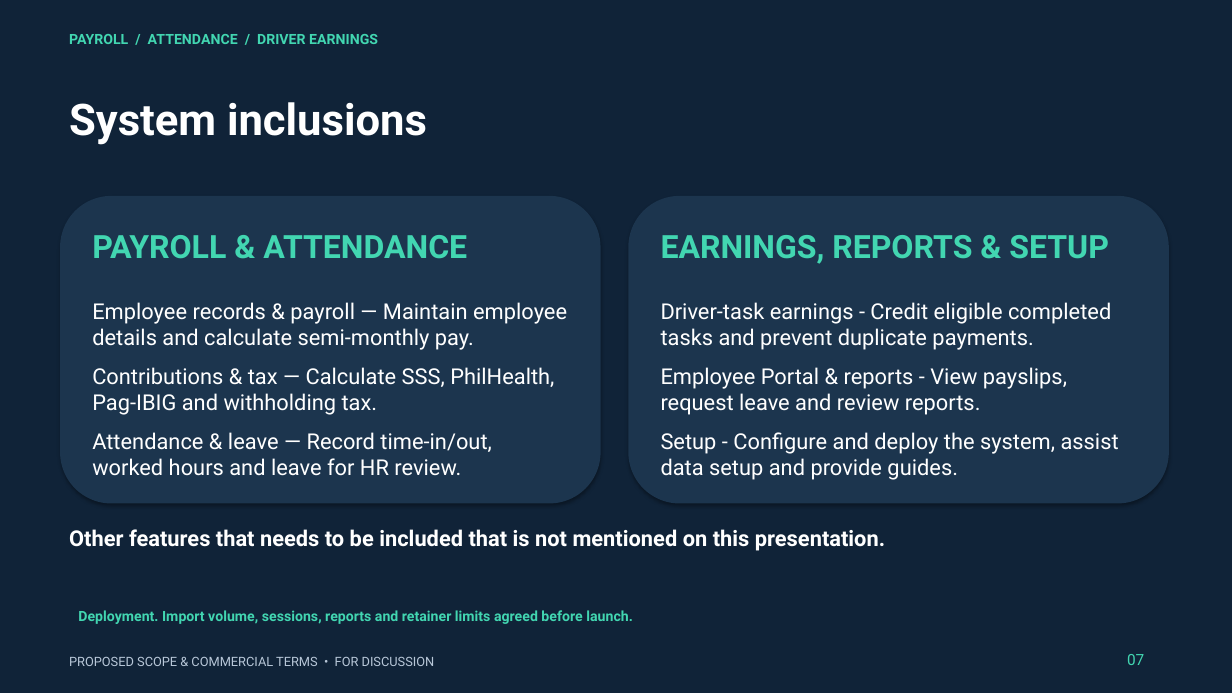
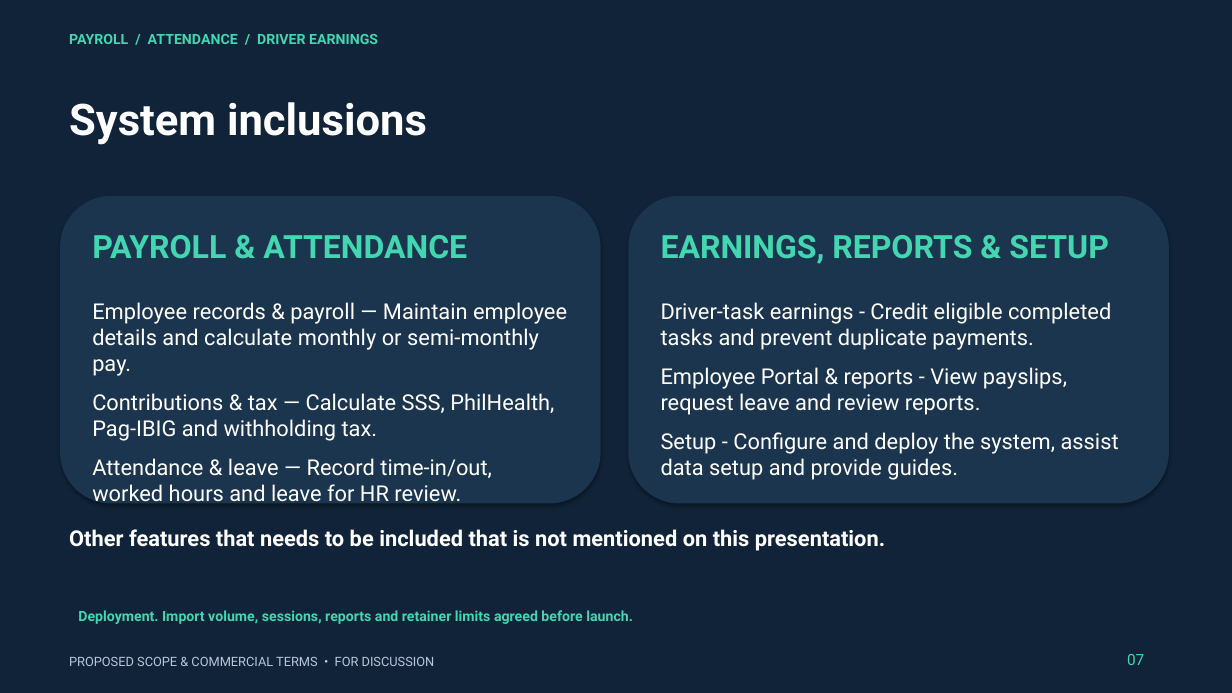
Before and after one commit to RossGab/nsca, a slide deck: slide 7 of presentation/payroll system/payroll-proposal-v6.pptx. Drawn at 1232x693 pixels with LibreOffice and Linux fonts; fonts in the diff are those of the drawing. Boxes give left, top, right and bottom in pixels: in the first picture for what was removed or moved away, otherwise in the second. Text is boxed around its words. In the diff, an @@ line names an element or a change of style, - is before the commit and + after.

```diff
--- a/presentation/payroll system/payroll-proposal-v6.pptx
+++ b/presentation/payroll system/payroll-proposal-v6.pptx
@@ text at [92, 302, 567, 376]: text changed @@
-Employee records & payroll — Maintain employee details and calculate semi-monthly pay.
+Employee records & payroll — Maintain employee details and calculate monthly or semi-monthly pay.
```
Also in this commit, not shown: 4 other slides changed, 19 other files.
